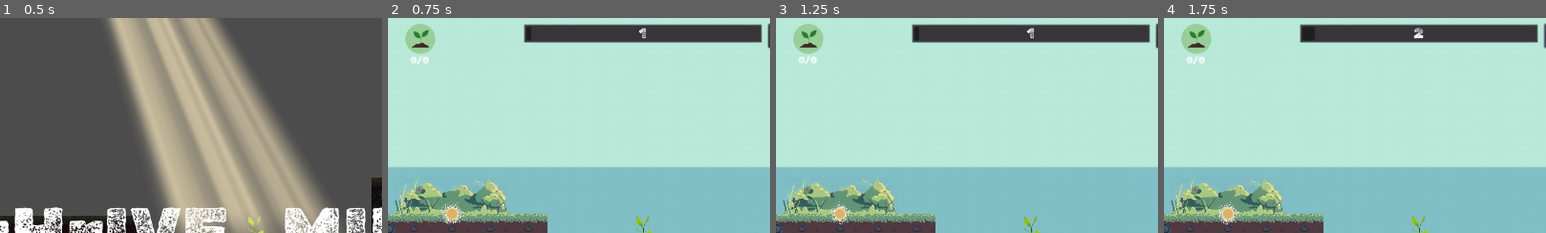
Above: before the commit, frames 1-4 (left to right).
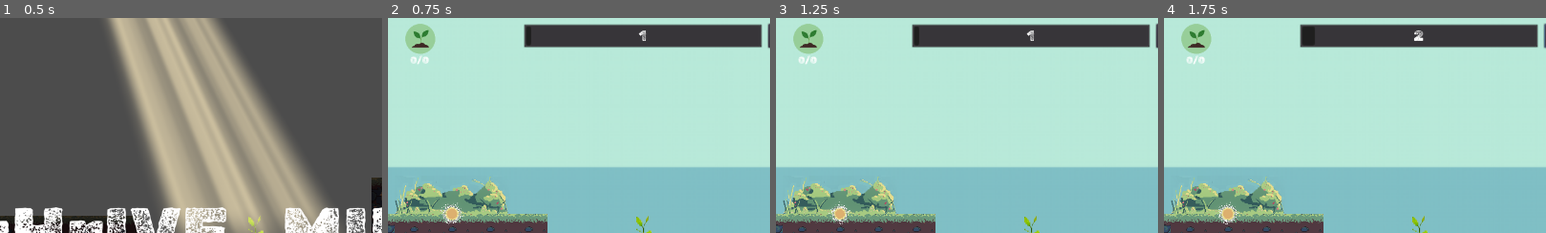
Above: after the commit, the same moments.

Repository: Gouellie/Roots
Game: Godot game, scene res://src/screens/main_menu.tscn
Same seed, same stepped clock (60 frames per second), same inputs: the game is played once before the commit and once after it.
Inputs:
- Up to frame 1 (0.5 s): no input
- Up to frame 2 (0.75 s): click "NEW GAME" at 0.5 s
- Up to frame 3 (1.25 s): no input
- Up to frame 4 (1.75 s): click "END TURN" at 1.25 s
The pictures show only the part of the screen within x 17-67%, y 0-50%; the shares and areas given below are measured in that part.

Frame 1 is identical in both runs. In frame 2, 1.7% of the frame differs, in the area x 35-98%, y 4-14%; in frame 3, 1.7%; in frame 4, 1.8%.

Commit message:
Quick fixes
- Fixed Turn bar UI
- Streamlined Tile initialization

Diff:
--- a/src/scenes/librairies/managers/entity_manager.gd
+++ b/src/scenes/librairies/managers/entity_manager.gd
@@ -28,6 +28,7 @@
 	_terrain = get_node(terrain_node_path) as TileMap
 	tile_offset = _terrain.cell_size / 2
 	_register_ready_roots()
+
 	Events.connect("tilepanel_selected", self, "on_tile_selected")
 	Events.connect("eraser_mode_toggled", self, "oneraser_mode_toggled")
 	Events.connect("spawn_plant", self, "on_spawn_plant")
@@ -35,15 +36,17 @@
 	Events.connect("consumption_amount_changed", self, "on_resource_consumption_changed")
 	step_resolver.ready(self)
 
+
 func _process(_delta: float) -> void:
 	_move_blueprint(get_global_mouse_position())
+
 
 func _register_ready_roots() -> void:
 	for tile in get_children():
 		if tile is Tile:
 			var cellv = _terrain.world_to_map(tile.position)
-			tile.cellv = cellv
-			tiles[cellv] = tile
+			_initiliaze_tile(tile, cellv)
+
 
 func _move_blueprint(mouse_position: Vector2) -> void:
 	var cellv = _terrain.world_to_map(mouse_position)
@@ -135,25 +138,30 @@
 
 	var cellv = _terrain.world_to_map(_blueprint.position)
 
-	var tile_name = Utils.get_tile_name(_terrain, cellv)
-	var tile_cost = Resources.get_tile_cost(tile_name)
-
-	assert(tile_cost != Resources.INVALID_TILE_COST, "Coulnd't retrieve tile cost from tile name : %s" % tile_name)
-
 	remove_tile_at_position(cellv)
 
 	var new_tile = _blueprint.tile_scene.instance() as Tile
 	new_tile.position = _blueprint.position
 	new_tile.real_rotation = _blueprint.real_rotation
-	new_tile.cellv = cellv
-	new_tile.terrain_tile_cost = tile_cost
+
+	_initiliaze_tile(new_tile, cellv)
+
 	add_child(new_tile)
-	tiles[cellv] = new_tile
 	Events.emit_signal("tile_placed", new_tile)
 	_clear_blueprint()
 	# physics takes a few frame before it registers overlapping areas...
 	yield(get_tree().create_timer(0.1), "timeout")
 	_update_network_connection()
+
+
+func _initiliaze_tile(tile : Tile, cellv : Vector2) -> void:
+	tiles[cellv] = tile
+	tile.cellv = cellv
+	var tile_name = Utils.get_tile_name(_terrain, cellv)
+	var tile_cost = Resources.get_tile_cost(tile_name)
+	assert(tile_cost != Resources.INVALID_TILE_COST, "Coulnd't retrieve tile cost from tile name : %s" % tile_name)
+	tile.terrain_tile_cost = tile_cost
+
 
 func deplete_tile(_tile : Tile):
 	remove_tile_at_position(_tile.cellv)
--- a/src/ui/gui.tscn
+++ b/src/ui/gui.tscn
@@ -90,6 +90,7 @@
 [node name="InfoPanel" parent="Margin/Control_InfoPanel" instance=ExtResource( 2 )]
 
 [node name="GameControlScreen" type="ColorRect" parent="."]
+visible = false
 anchor_right = 1.0
 anchor_bottom = 1.0
 color = Color( 0.113725, 0.0941176, 0.0941176, 0.54902 )
--- a/src/ui/turns/turn_panel.gd
+++ b/src/ui/turns/turn_panel.gd
@@ -4,7 +4,7 @@
 
 onready var progress_bar : ProgressBar = $VBoxContainer/CurrentTurnBar
 onready var time_remaining_bar : ProgressBar = $VBoxContainer/TimeRemainingBar
-onready var turn_label : Label = $Turn
+onready var turn_label : Label = $VBoxContainer/CurrentTurnBar/Turn
 onready var step_label : Label = $Step
 
 var turn_manager : TurnManager
--- a/src/ui/turns/turn_panel.tscn
+++ b/src/ui/turns/turn_panel.tscn
@@ -26,14 +26,23 @@
 
 [node name="CurrentTurnBar" type="ProgressBar" parent="VBoxContainer"]
 margin_right = 400.0
-margin_bottom = 32.0
+margin_bottom = 40.0
 grow_horizontal = 2
 grow_vertical = 2
 rect_min_size = Vector2( 0, 32 )
 rect_pivot_offset = Vector2( 320, 0 )
+size_flags_vertical = 3
 step = 1.0
 value = 5.0
 percent_visible = false
+
+[node name="Turn" type="Label" parent="VBoxContainer/CurrentTurnBar"]
+anchor_right = 1.0
+anchor_bottom = 1.0
+theme = ExtResource( 2 )
+text = "0"
+align = 1
+valign = 1
 
 [node name="TimeRemainingBar" type="ProgressBar" parent="VBoxContainer"]
 visible = false
@@ -46,17 +55,6 @@
 rect_pivot_offset = Vector2( 320, 0 )
 value = 100.0
 percent_visible = false
-
-[node name="Turn" type="Label" parent="."]
-anchor_left = 0.5
-anchor_right = 0.5
-margin_left = -20.0
-margin_right = 20.0
-margin_bottom = 32.0
-theme = ExtResource( 2 )
-text = "0"
-align = 1
-valign = 1
 
 [node name="Step" type="Label" parent="."]
 visible = false
